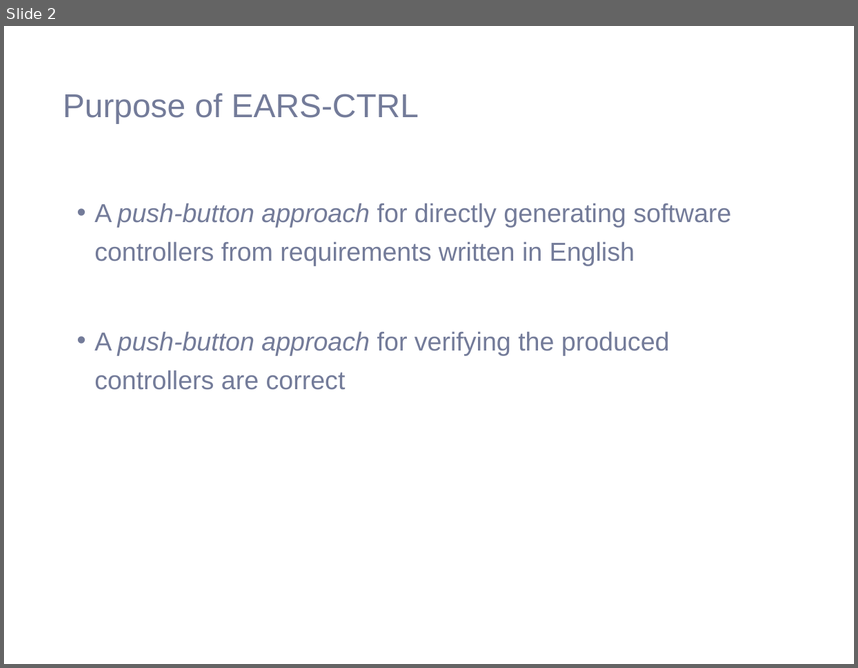
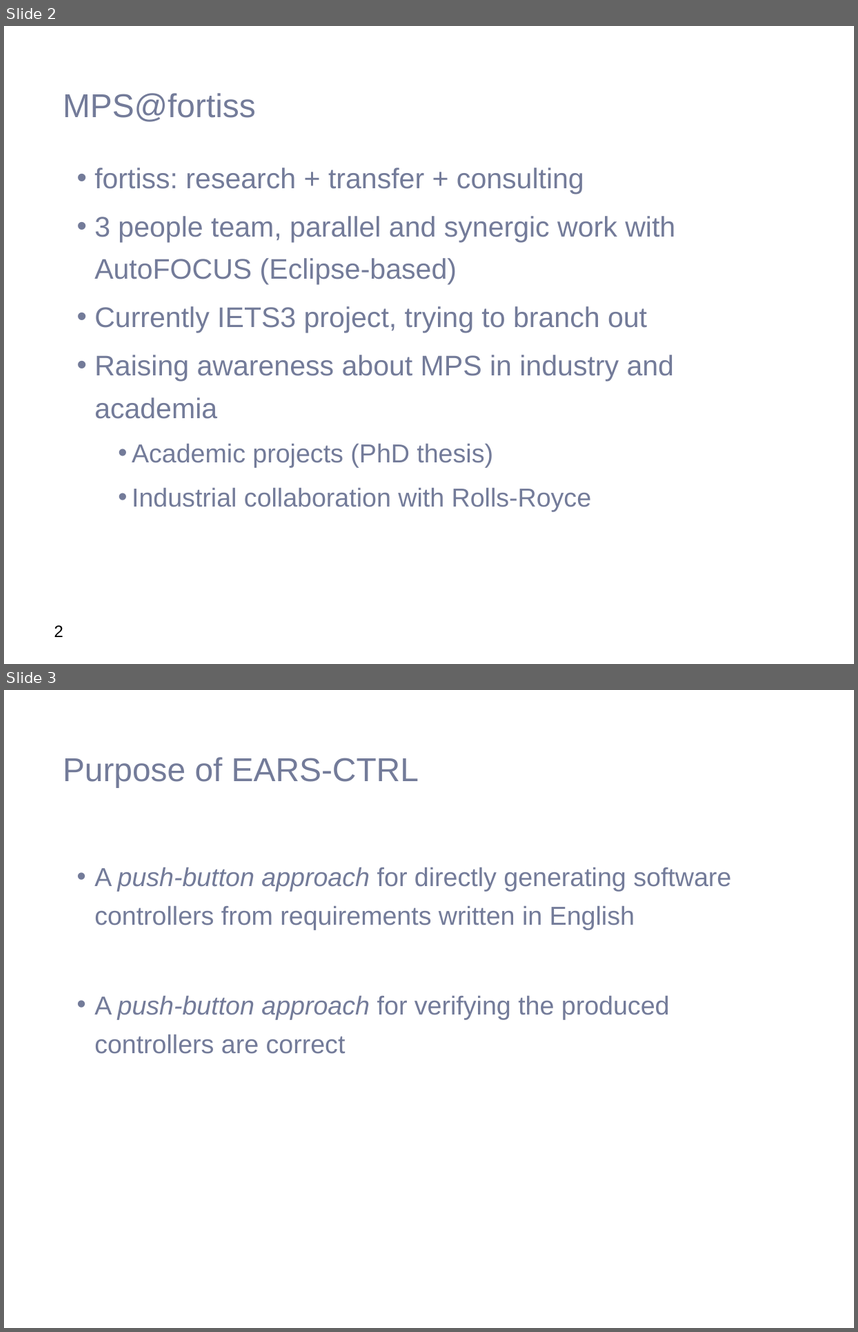
Before and after one commit to levilucio/MoDELS2017_toolpaper, a slide deck: presentation/EARS-CTRL_intro.pptx. Shown one above the other, each under a label of ours: slide 2 before the commit, slides 2 and 3 after it. The pictures are 858x668 and 858x1332 pixels, drawn with LibreOffice and Linux fonts; fonts in the diff are those of the drawing; background and template pictures are left out. Boxes give left, top, right and bottom in pixels: in the first picture for what was removed or moved away, otherwise in the second. Text is boxed around its words. In the diff, an @@ line names an element or a change of style, - is before the commit and + after.

```diff
--- a/presentation/EARS-CTRL_intro.pptx
+++ b/presentation/EARS-CTRL_intro.pptx
@@ slide 2 added at box(4, 26, 854, 664), background #FFFFFF @@
@@ title added at box(63, 93, 256, 122), 28 pt, text #737B99 @@
+MPS@fortiss
@@ text added at box(94, 167, 675, 512), 24 pt, text #737B99 @@
+• fortiss: research + transfer + consulting
+• 3 people team, parallel and synergic work with AutoFOCUS (Eclipse-based)
+• Currently IETS3 project, trying to branch out
+• Raising awareness about MPS in industry and academia
+  • Academic projects (PhD thesis)
+  • Industrial collaboration with Rolls-Royce
@@ page number added at box(54, 625, 63, 637), 14 pt, text #000000 @@
+2
@@ what was slide 2 is now slide 3 @@
```
Also in this commit, not shown: 1 slide changed, 2 other slides added, 41 other files.
